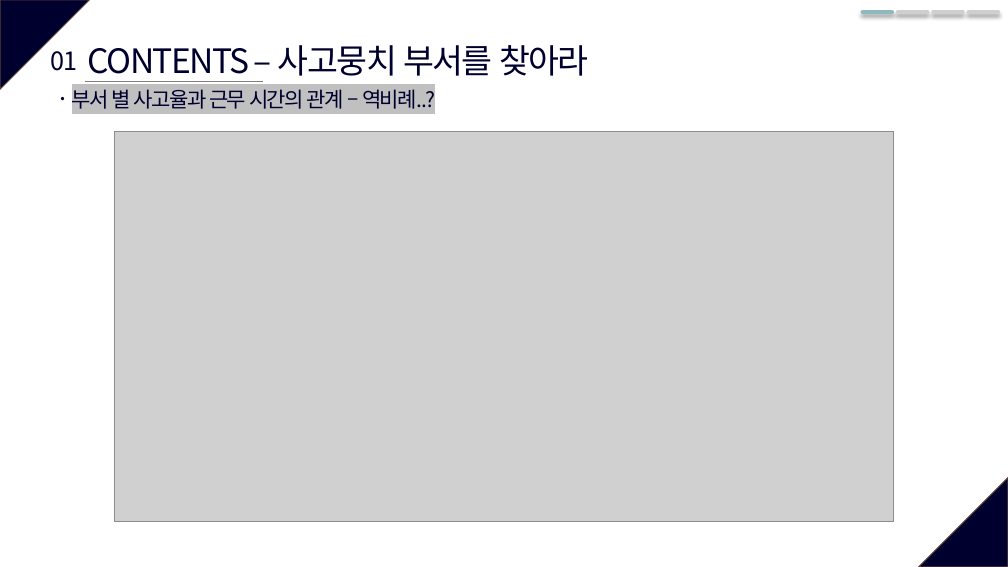
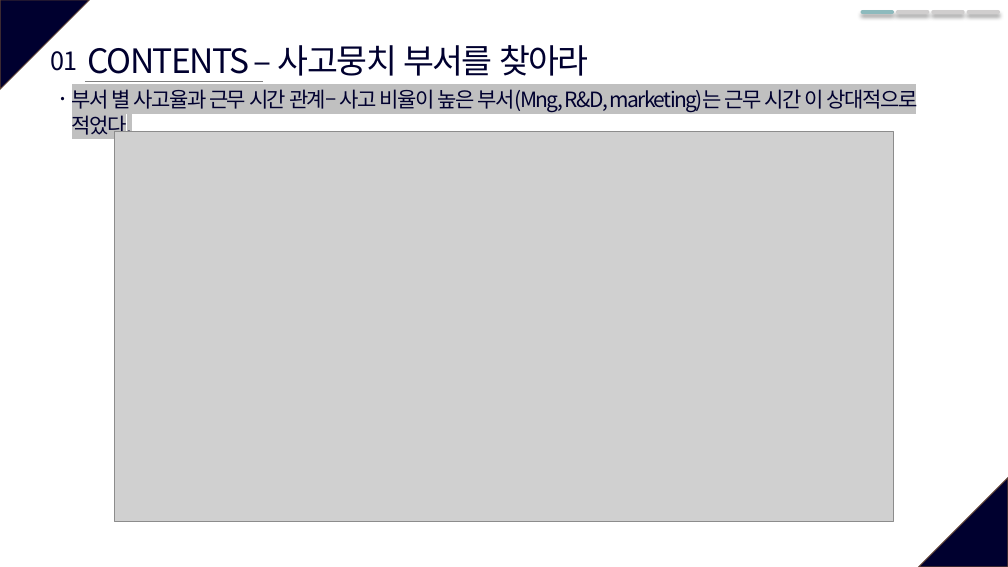
Before and after one commit to JxxHxxx/Ubion-Mini-Project-HR-Analysis, a slide deck: slide 7 of 데이터분석은위대하다.pptx. Drawn at 1008x567 pixels with LibreOffice and Linux fonts; fonts in the diff are those of the drawing; grey boxes stand for pictures. Boxes give left, top, right and bottom in pixels: in the first picture for what was removed or moved away, otherwise in the second. Text is boxed around its words. In the diff, an @@ line names an element or a change of style, - is before the commit and + after.

```diff
--- a/데이터분석은위대하다.pptx
+++ b/데이터분석은위대하다.pptx
@@ text at (72,87,917,113): text changed @@
-부서 별 사고율과 근무 시간의 관계 – 역비례..?
+부서 별 사고율과 근무 시간 관계– 사고 비율이 높은 부서(Mng, R&D, marketing)는 근무 시간 이 상대적으로 적었다.
```
Also in this commit, not shown: 6 other slides changed, 14 slides added, 8 slides removed.
